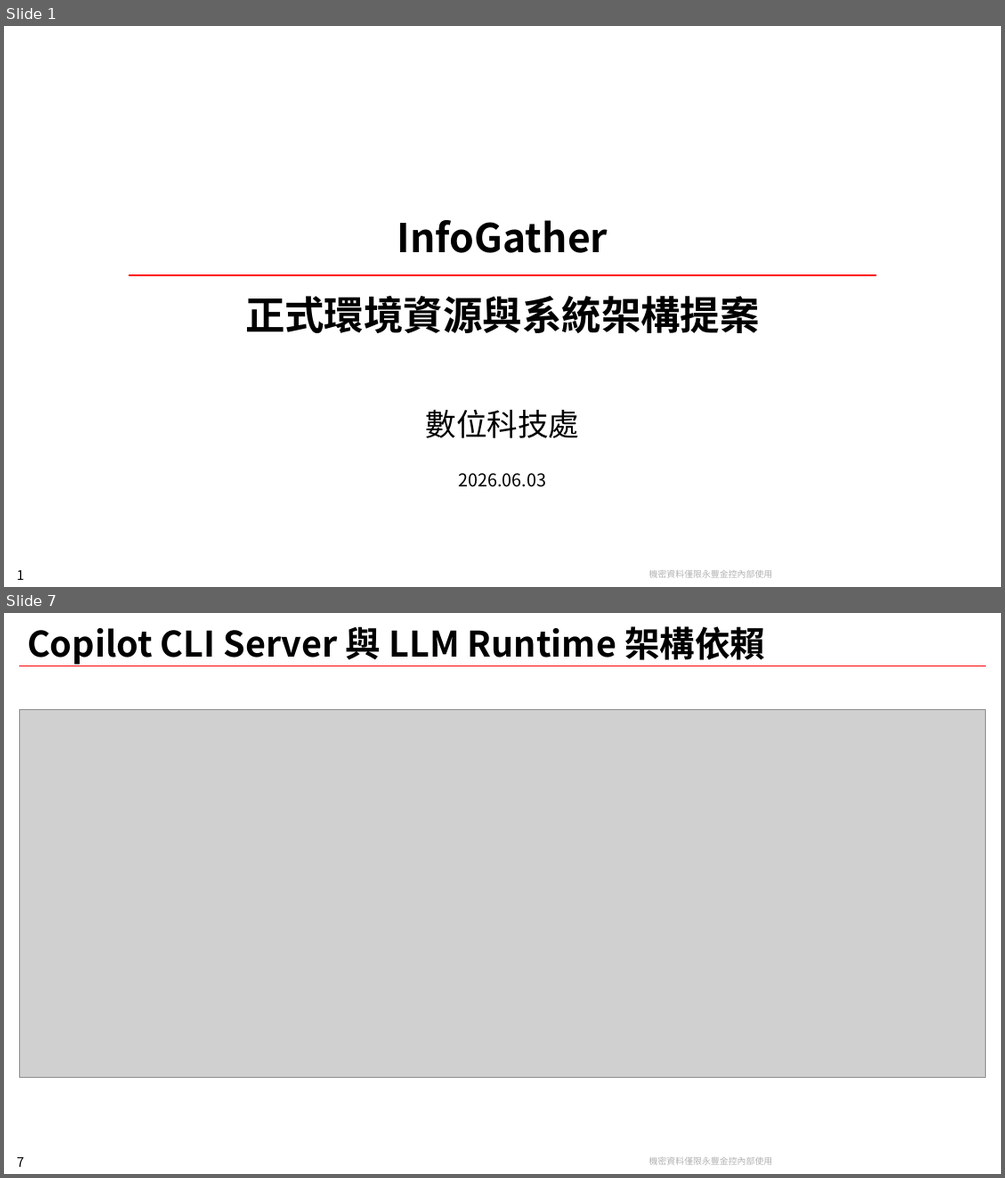
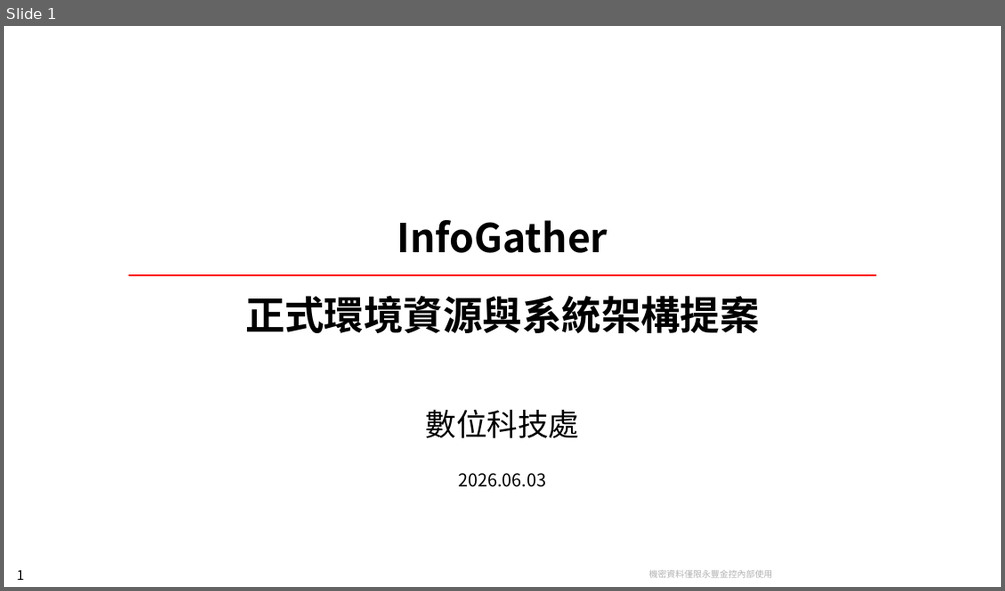
Before and after one commit to chunkai1312/temp, a slide deck: infogather.pptx. Shown one above the other, each under a label of ours: slides 1 and 7 before the commit, slide 1 after it; the slides between them are not shown. The pictures are 1005x1178 and 1005x591 pixels, drawn with LibreOffice and Linux fonts; fonts in the diff are those of the drawing; grey boxes stand for pictures; background and template pictures are left out. Boxes give left, top, right and bottom in pixels: in the first picture for what was removed or moved away, otherwise in the second. Text is boxed around its words. In the diff, an @@ line names an element or a change of style, - is before the commit and + after.

```diff
--- a/infogather.pptx
+++ b/infogather.pptx
@@ slide 7 removed at box(4, 613, 1001, 1174), background #FFFFFF; not listed: 2 template elements that a slide beside it also shows @@
@@ title removed at box(27, 626, 765, 665) @@
-Copilot CLI Server 與 LLM Runtime 架構依賴
@@ line removed from (20, 666) to (985, 666) @@
@@ picture removed at box(19, 709, 985, 1077) @@
```
Also in this commit, not shown: 1 slide changed, 2 slides added, 12 other slides removed.
